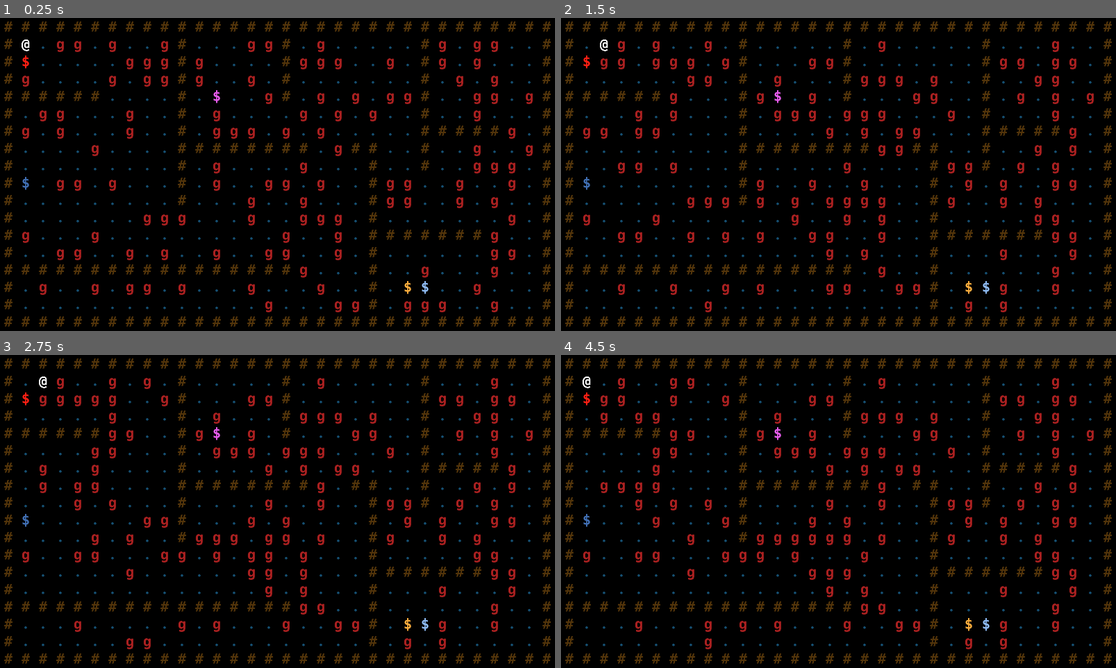
Above: before the commit, frames 1-4 (two rows, left to right).
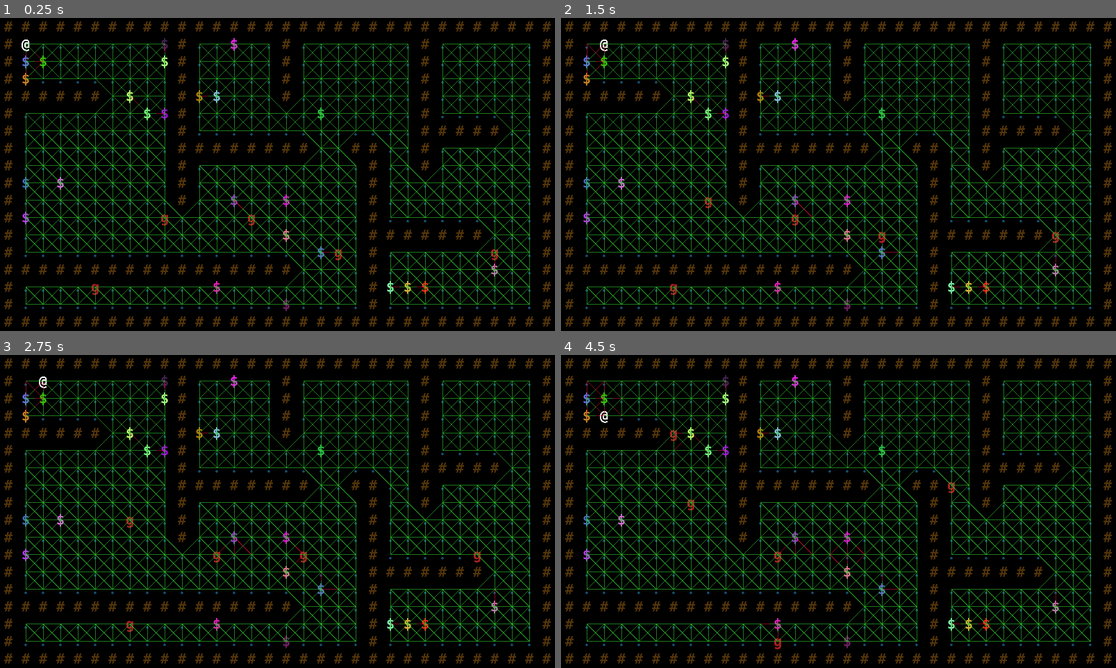
Above: after the commit, the same moments.

Repository: Mizar999/godot-roguelike
Game: Godot game, scene res://scenes/Main.tscn
Same seed, same stepped clock (60 frames per second), same inputs: the game is played once before the commit and once after it.
Inputs:
- Up to frame 1 (0.25 s): no input
- Up to frame 2 (1.5 s): tap Enter at 0.5 s; tap Keypad 6 (e) at 0.6 s; tap Keypad 8 (n) at 0.8, 1.35 s; tap Space at 1.25 s
- Up to frame 3 (2.75 s): tap Keypad 9 (ne) at 1.55, 2.1 s; tap Enter at 2 s; tap Keypad 2 (s) at 2.3 s
- Up to frame 4 (4.5 s): tap Space at 2.75, 4.25 s; tap Keypad 2 (s) at 2.85 s; tap Keypad 3 (se) at 3.05, 3.6 s; tap Enter at 3.5 s; tap Keypad 4 (w) at 3.8, 4.35 s

The runs differ from the first frame. In frame 1, 14% of the frame differs, in the area x 4-96%, y 6-95%; in frame 2, 13%; in frame 3, 13%; in frame 4, 14%, in the area x 3-96%, y 6-95%.

Commit message:
Add a debug node to find problems with pathfinding

Diff:
--- a/godot/game/Game.gd
+++ b/godot/game/Game.gd
@@ -2,6 +2,7 @@
 class_name Game
 
 var map
+var debug_draw
 var player
 var actors: Scheduler
 var pathfinder: Pathfinder
@@ -9,19 +10,20 @@
 #warning-ignore:unused_signal
 signal map_changed
 
-func _init(map_p):
+func _init(map_p, debug_draw_p):
 	actors = Scheduler.new()
 
 	map = map_p
+	debug_draw = debug_draw_p
 	pathfinder = Pathfinder.new()
-	pathfinder.initialize_map(map)
+	pathfinder.initialize_map(map, debug_draw)
 	# warning-ignore:return_value_discarded
 	connect(RL.SIGNAL_MAP_CHANGED, pathfinder, "update_connections")
 
 	player = spawn("actors/player", Vector2(1, 1))
-	for cell in map.get_passable_cells(120):
+	for cell in map.get_passable_cells(5):
 		spawn("actors/goblin", cell)
-	for cell in map.get_passable_cells(5):
+	for cell in map.get_passable_cells(25):
 		spawn("props/statue", cell).get_node("Symbol").self_modulate = Color(randf(), randf(), randf())
 
 func spawn(path: String, cell: Vector2):
@@ -40,7 +42,7 @@
 	var old_cell = actor.cell
 	actor.cell = cell
 	actor.position = map.map_to_world(cell)
-	emit_signal(RL.SIGNAL_MAP_CHANGED, [old_cell, actor.cell])
+	emit_signal(RL.SIGNAL_MAP_CHANGED, [old_cell, cell], cell)
 
 func main_loop() -> void:
 	var actor
--- a/godot/map/Pathfinder.gd
+++ b/godot/map/Pathfinder.gd
@@ -4,15 +4,18 @@
 var astar: AStar2D
 var bounds: Rect2
 var _map
+var _debug_draw
 
 func _init():
 	astar = AStar2D.new()
 	bounds = Rect2()
 	_map = null
 
-func initialize_map(map) -> void:
+func initialize_map(map, debug_draw) -> void:
 	astar.clear()
 	_map = map
+	_debug_draw = debug_draw
+	_debug_draw.tilesize = _map.cell_size * _map.scale
 	bounds = map.get_used_rect()
 	var cells = map.get_floor_cells()
 	for cell in cells:
@@ -23,7 +26,7 @@
 	update_connections([from], to)
 	return astar.get_point_path(_get_id(from), _get_id(to))
 
-# TODO Test if this procedure does what it should do
+# TODO Something is wrong with this procedure
 func update_connections(cells = [], target = null) -> void:
 	var neighbor
 	var neighbor_id
@@ -36,12 +39,14 @@
 				neighbor = Vector2(cell.x + x, cell.y + y)
 				neighbor_id = _get_id(neighbor)
 				if neighbor != cell and astar.has_point(neighbor_id):
-					is_neighbor_passable = !_map.get_entity_at(neighbor) or (target and neighbor == target)
+					is_neighbor_passable = neighbor == target or _map.is_cell_passable(neighbor)
 					if is_neighbor_passable:
 						astar.connect_points(cell_id, neighbor_id, false)
 					else:
 						if astar.are_points_connected(cell_id, neighbor_id):
 							astar.disconnect_points(cell_id, neighbor_id)
+					_debug_draw.set_connection(cell, neighbor, astar.are_points_connected(cell_id, neighbor_id))
+	_debug_draw.update()
 
 func _get_id(cell) -> int:
 	return (cell.y * bounds.size.x) + cell.x
--- /dev/null
+++ b/godot/scenes/DebugDraw.gd
@@ -0,0 +1,43 @@
+extends Control
+
+var _connections
+var tilesize setget _set_tilesize
+
+class ConnectionData:
+	var from
+	var to
+	var connected
+
+	func _init(from_p, to_p, connected_p):
+		from = from_p
+		to = to_p
+		connected = connected_p
+
+func _ready():
+	_connections = {}
+	tilesize = 1
+
+func set_connection(from: Vector2, to: Vector2, connected: bool) -> void:
+	var key = "%s,%s;%s,%s" % [from.x, from.y, to.x, to.y]
+	if _connections.has(key):
+		_connections[key].connected = connected
+	else:
+		_connections[key] = ConnectionData.new(from, to, connected)
+
+func _set_tilesize(size: Vector2) -> void:
+	tilesize = size
+	update()
+
+func _draw():
+	var color
+	var data
+	var from
+	var dir
+	var half_tilesize = tilesize * 0.5
+	for key in _connections:
+		data = _connections[key]
+		color = Color.limegreen if data.connected else Color.crimson
+		# draw a line in direction from 'data.from' to 'data.to' with half tilesize length
+		from = data.from * tilesize + half_tilesize
+		dir = (data.to - data.from) * half_tilesize
+		draw_line(from, from + dir, color, 1.5)
--- a/godot/scenes/Main.gd
+++ b/godot/scenes/Main.gd
@@ -1,11 +1,12 @@
 extends Node
 
 onready var map = $Map
+onready var debug_draw = $DebugDraw
 var game
 
 func _ready():
 	randomize()
-	game = Game.new(map)
+	game = Game.new(map, debug_draw)
 	game.main_loop()
 
 func _unhandled_key_input(event):
--- a/godot/scenes/Main.tscn
+++ b/godot/scenes/Main.tscn
@@ -1,7 +1,8 @@
-[gd_scene load_steps=3 format=2]
+[gd_scene load_steps=4 format=2]
 
 [ext_resource path="res://scenes/Main.gd" type="Script" id=1]
 [ext_resource path="res://map/Map.tscn" type="PackedScene" id=2]
+[ext_resource path="res://scenes/DebugDraw.gd" type="Script" id=3]
 
 [node name="Main" type="Node"]
 script = ExtResource( 1 )
@@ -9,3 +10,12 @@
 [node name="Map" parent="." instance=ExtResource( 2 )]
 scale = Vector2( 0.5, 0.5 )
 tile_data = PoolIntArray( 0, 0, 0, 1, 0, 0, 2, 0, 0, 3, 0, 0, 4, 0, 0, 5, 0, 0, 6, 0, 0, 7, 0, 0, 8, 0, 0, 9, 0, 0, 10, …(7865 unchanged characters)…
+
+[node name="DebugDraw" type="Control" parent="."]
+self_modulate = Color( 1, 1, 1, 0.588235 )
+margin_right = 40.0
+margin_bottom = 40.0
+script = ExtResource( 3 )
+__meta__ = {
+"_edit_use_anchors_": false
+}
